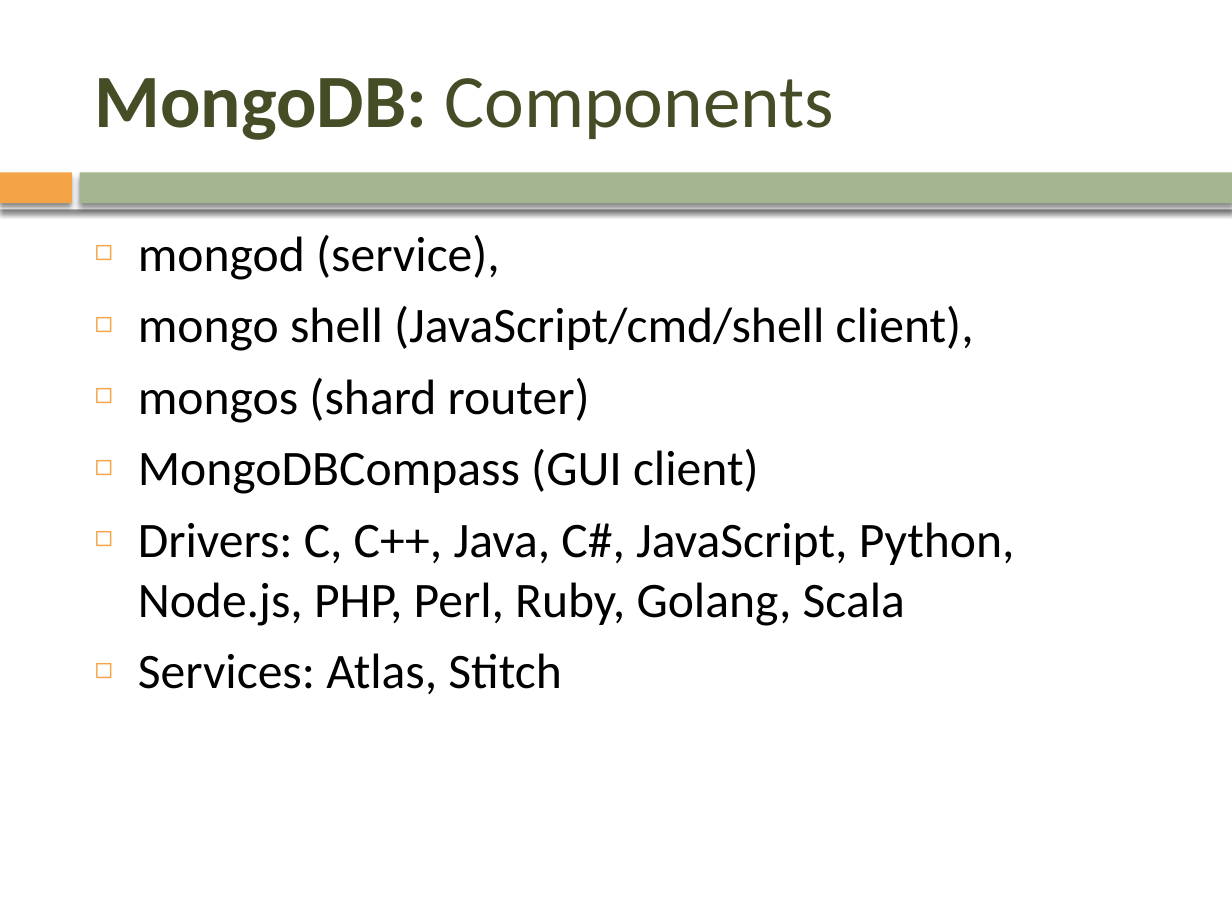
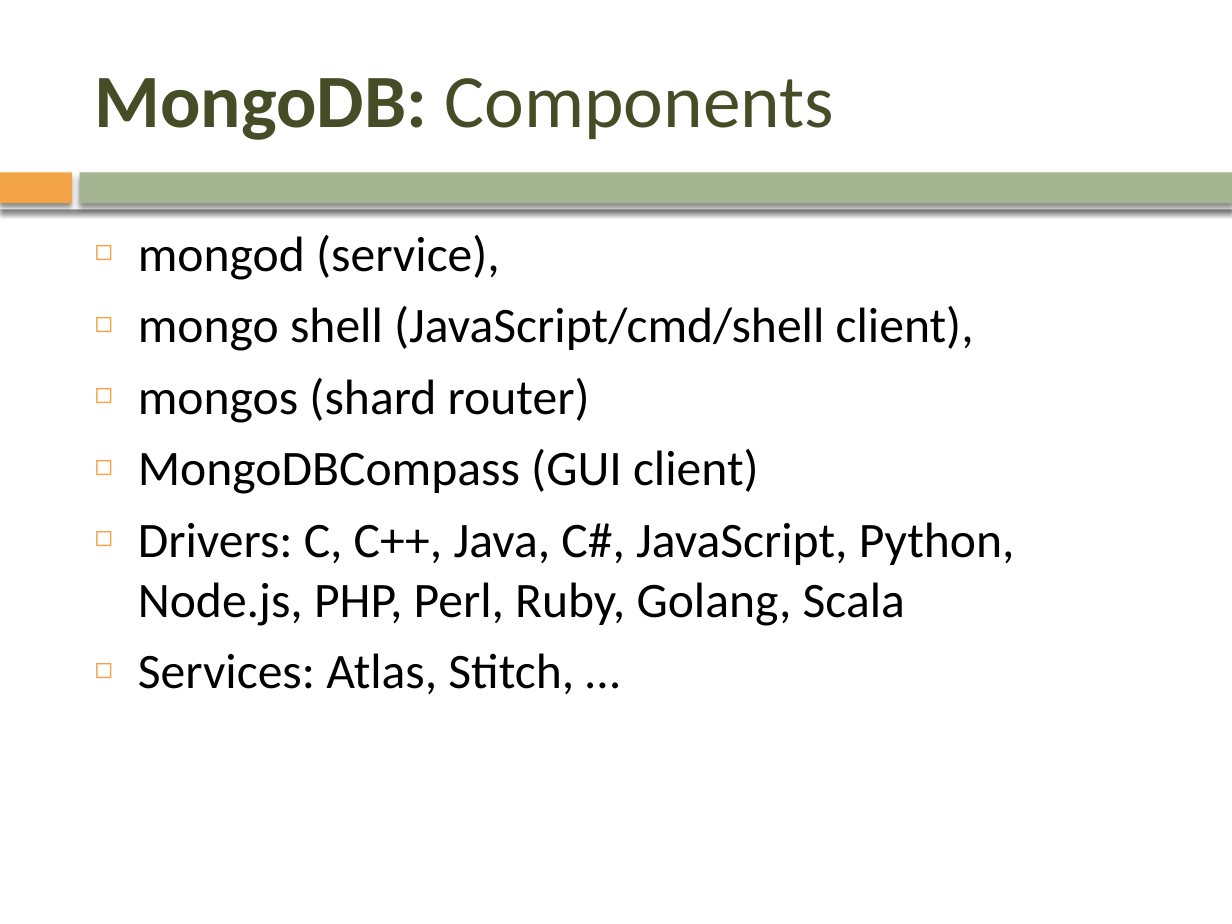
Before and after one commit to mrviit/notes, a slide deck: slide 29 of pp_template/nonsql/NoSQL.pptx. Drawn at 1232x924 pixels with LibreOffice and Linux fonts; fonts in the diff are those of the drawing; background and template pictures are left out. Boxes give left, top, right and bottom in pixels: in the first picture for what was removed or moved away, otherwise in the second. Text is boxed around its words. In the diff, an @@ line names an element or a change of style, - is before the commit and + after.

```diff
--- a/pp_template/nonsql/NoSQL.pptx
+++ b/pp_template/nonsql/NoSQL.pptx
@@ text at <box>138,653,574,694</box>: text changed @@
-◻ Services: Atlas, Stitch
+◻ Services: Atlas, Stitch, …
```
Also in this commit, not shown: 22 other slides changed, 3 slides removed, 2 other files.
